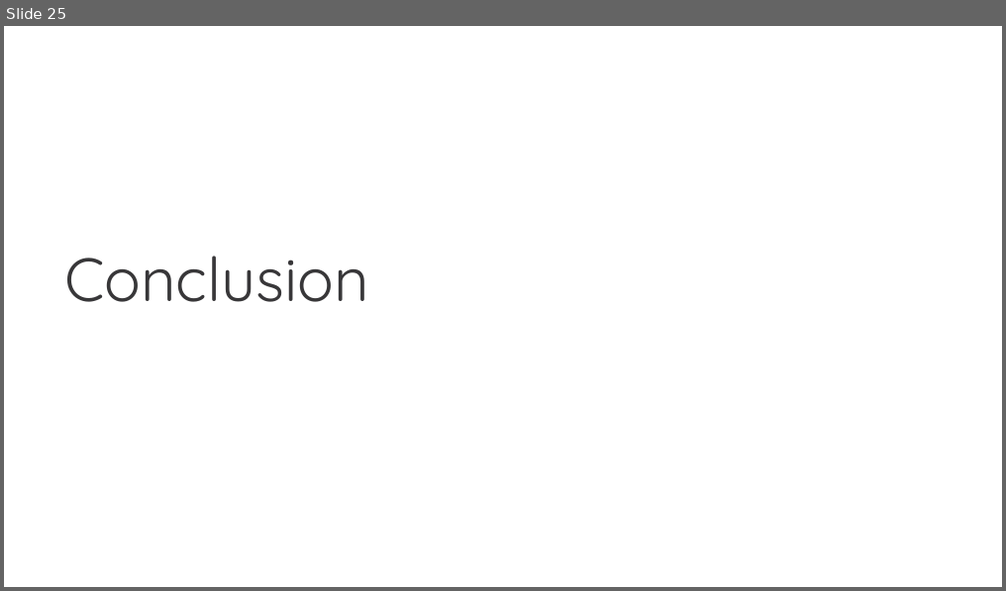
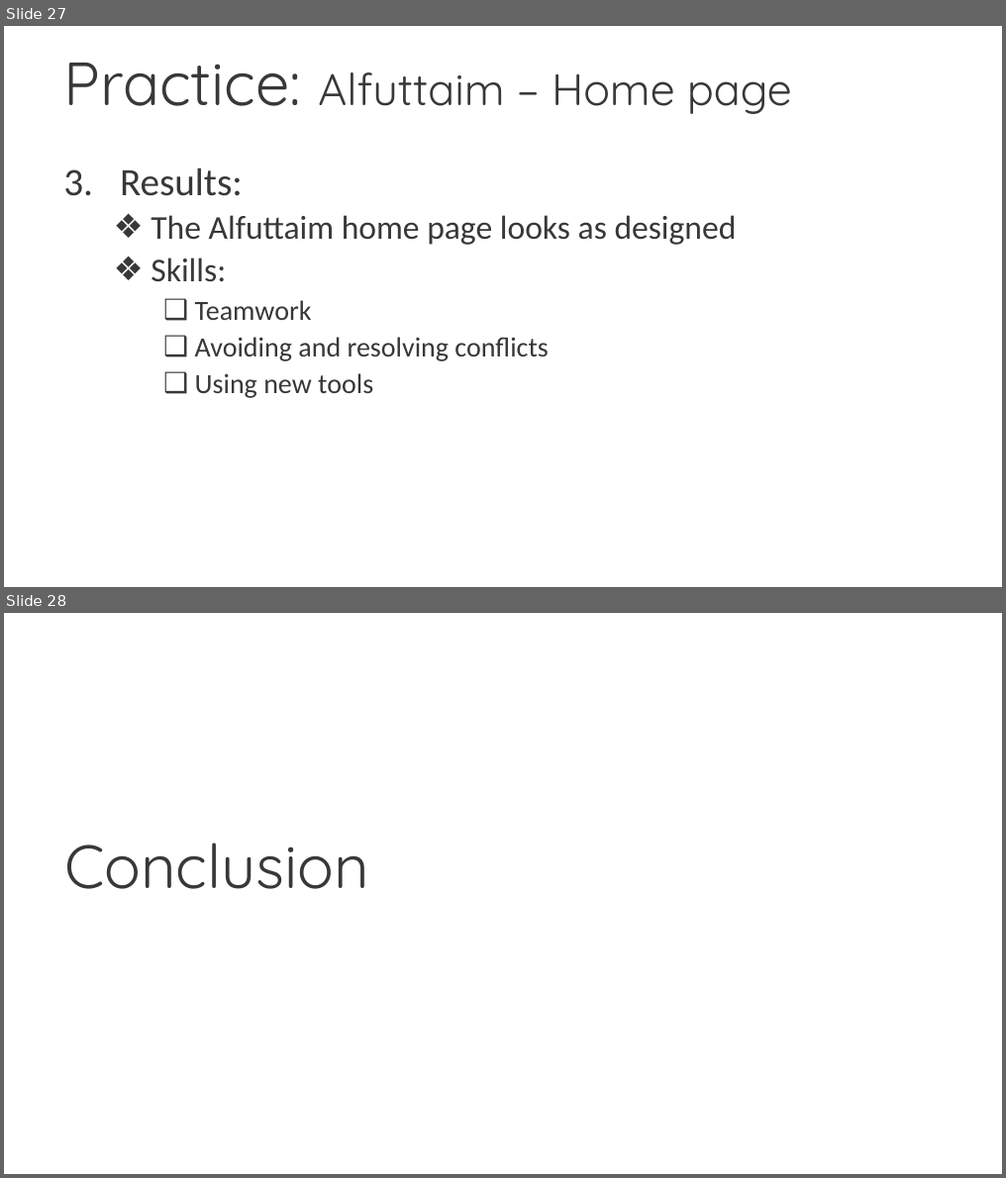
Before and after one commit to nam-tran-niteco/Wordpress-Demo, a slide deck: Wordpress Migration.pptx. Shown one above the other, each under a label of ours: slide 25 before the commit, slides 27 and 28 after it. The pictures are 1006x591 and 1006x1178 pixels, drawn with LibreOffice and Linux fonts; fonts in the diff are those of the drawing; background and template pictures are left out. Boxes give left, top, right and bottom in pixels: in the first picture for what was removed or moved away, otherwise in the second. Text is boxed around its words. In the diff, an @@ line names an element or a change of style, - is before the commit and + after.

Commit message:
Add Practice Project slides

```diff
--- a/Wordpress Migration.pptx
+++ b/Wordpress Migration.pptx
@@ slide 27 added at (4, 26, 1002, 587), background picture (left out) @@
@@ title added at (63, 63, 792, 114), 32 pt, text #383739 @@
+Practice: Alfuttaim – Home page
@@ text added at (120, 168, 737, 398), 20 pt, text #383739 @@
+3. Results:
+  ❖ The Alfuttaim home page looks as designed
+  ❖ Skills:
+    ❑ Teamwork
+    ❑ Avoiding and resolving conflicts
+    ❑ Using new tools
@@ what was slide 25 is now slide 28 @@
```
Also in this commit, not shown: 2 other slides added.
